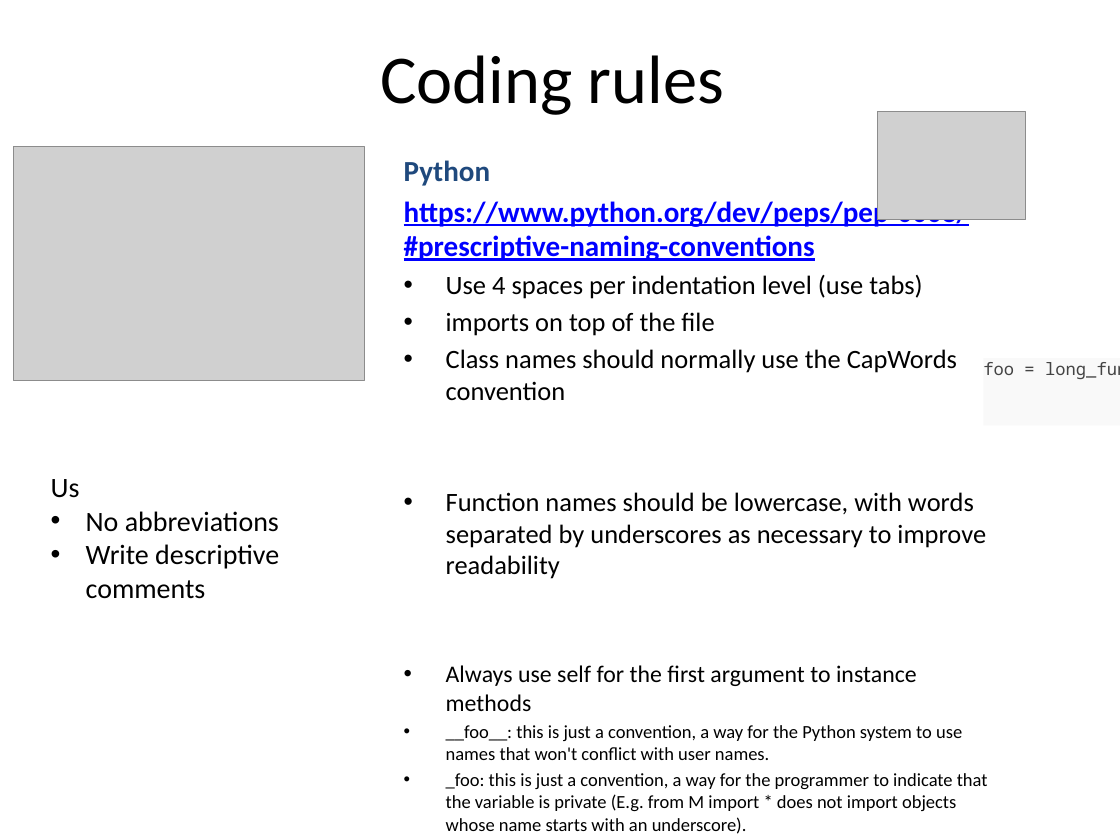
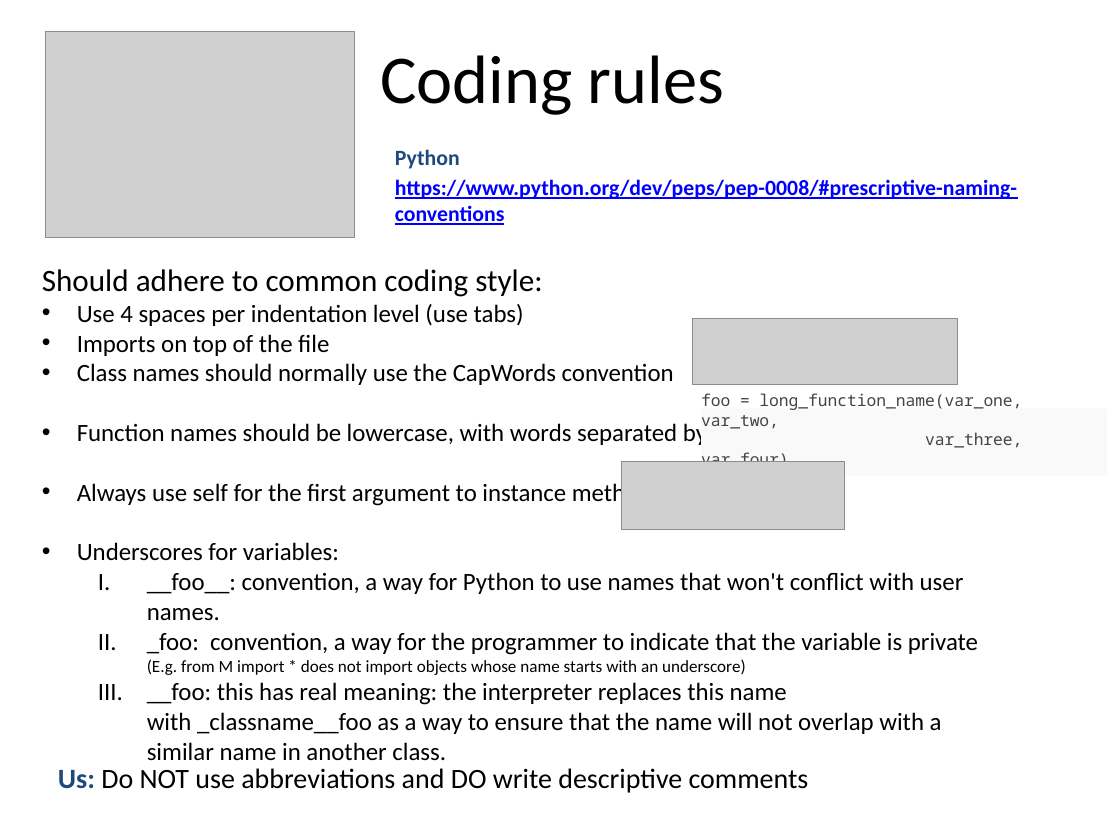
Before and after one commit to nulinspiratie/SilQ, a slide deck: slide 20 of personal/Steffi/How to presentation.pptx (slide 14 before the commit). Drawn at 1120x840 pixels with LibreOffice and Linux fonts; fonts in the diff are those of the drawing; grey boxes stand for pictures. Boxes give left, top, right and bottom in pixels: in the first picture for what was removed or moved away, otherwise in the second. Text is boxed around its words. In the diff, an @@ line names an element or a change of style, - is before the commit and + after.

Commit message:
Updated presentation

```diff
--- a/personal/Steffi/How to presentation.pptx
+++ b/personal/Steffi/How to presentation.pptx
@@ picture: place and size @@
-picture at [13, 147, 365, 381]
+picture at [46, 32, 355, 239]
@@ picture removed at [877, 111, 1025, 220] @@
@@ text added at [395, 149, 1017, 225], 14 pt, text #0000FF, bold, underline @@
+Python
+https://www.python.org/dev/peps/pep-0008/#prescriptive-naming-conventions
@@ text "Should adhere to common coding ...": place and size @@
-text "Should adhere to common coding ..." at [404, 160, 988, 811]
+text "Should adhere to common coding ..." at [42, 269, 978, 761]
@@ text at [42, 269, 542, 297]: text changed; size 18.7 to 20 pt; text colour #0000FF to #000000; bold off @@
-Python
-https://www.python.org/dev/peps/pep-0008/#prescriptive-naming-conventions
+Should adhere to common coding style:
@@ text at [77, 304, 942, 761]: size 17 to 16 pt in "Use 4 spaces per indentation level (use ...", "Class names should normally use the CapWords ..."; size 15.3 to 16 pt in "Always use self for the first argument ..."; size 11.9 to 16 pt in "__foo: this has real meaning: the interpreter ..."; indent changed; less space between paragraphs; bullet • to I.; list level 1 to 2 in "__foo: this has real meaning: ..." @@
@@ picture added at [692, 318, 958, 384] @@
@@ text at [77, 334, 329, 356]: text changed; size 17 to 16 pt @@
-• imports on top of the file
+• Imports on top of the file
@@ text "foo = long_function_name(var_one, var_two,": place and size @@
-text "foo = long_function_name(var_one, var_two," at [983, 362, 1120, 379]
+text "foo = long_function_name(var_one, var_two," at [701, 393, 1022, 462]
@@ text "foo = long_function_name(var_one, var_two," at [701, 393, 1022, 462]: size 11 to 10.5 pt @@
@@ text at [77, 421, 836, 445]: text changed; size 17 to 16 pt @@
-• Function names should be lowercase, with words separated by underscores as necessary to improve readability
+• Function names should be lowercase, with words separated by underscores
@@ picture added at [622, 461, 844, 529] @@
@@ text at [77, 542, 978, 675]: text changed; size 11.9 to 16 pt @@
-• __foo__: this is just a convention, a way for the Python system to use names that won't conflict with user names.
-• _foo: this is just a convention, a way for the programmer to indicate that the variable is private (E.g. from M import * does not import objects whose name starts with an underscore).
+• Underscores for variables:
+  I. __foo__: convention, a way for Python to use names that won't conflict with user names.
+  II. _foo: convention, a way for the programmer to indicate that the variable is private (E.g. from M import * does not import objects whose name starts with an underscore)
@@ text at [58, 768, 809, 793]: text changed @@
-Us
-• No abbreviations
-• Write descriptive comments
+Us: Do NOT use abbreviations and DO write descriptive comments
```
Also in this commit, not shown: 8 other slides changed, 15 slides added, 4 slides removed, 2 other files.
